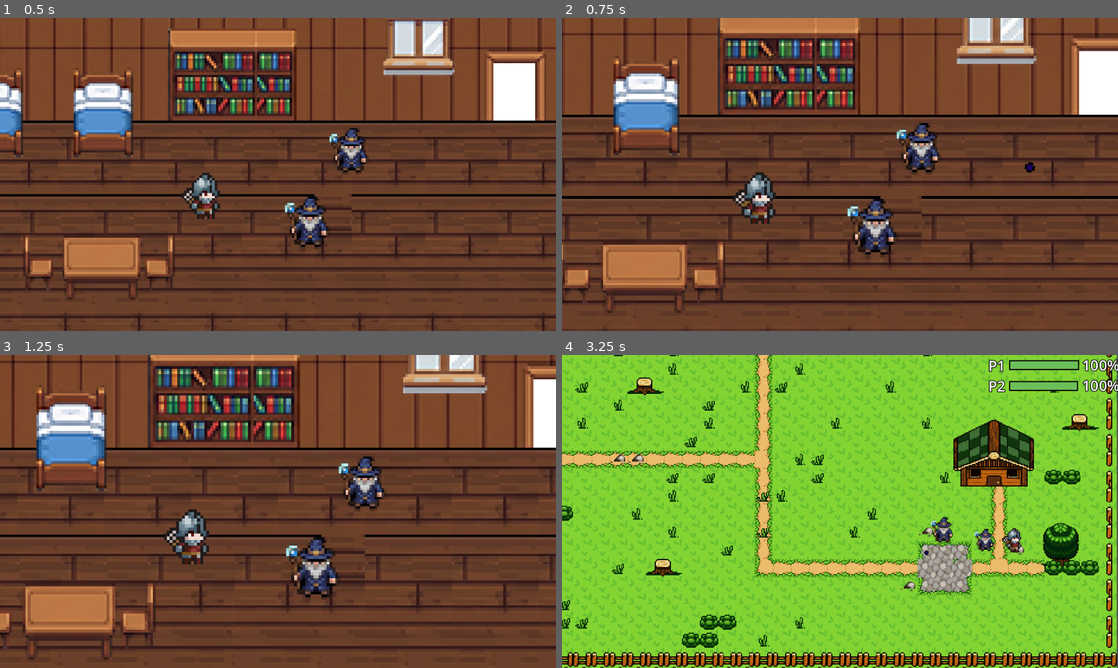
Above: before the commit, frames 1-4 (two rows, left to right).
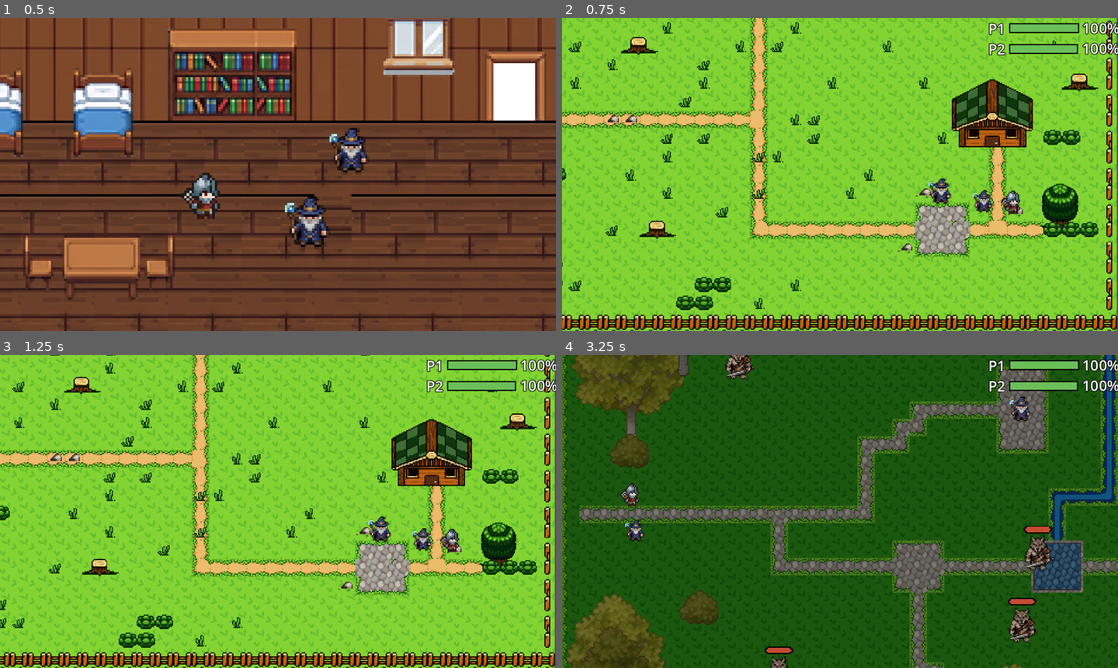
Above: after the commit, the same moments.

Repository: VCPC-UniFECAF/fits_on_fire
Game: Godot game, scene res://scenes/house.tscn
Two runs of this game, one before a commit and one after it. Both use one fixed random seed, a clock stepped at 60 frames per second and the inputs below.
Inputs (mouse positions are in pixels of both pictures, inside the frame that each line leads up to):
- Up to frame 1 (0.5 s): no input
- Up to frame 2 (0.75 s): move the mouse to (962, 158) at 0.52 s; hold 1 (cycle_scene, bound only after the commit) from 0.53 s (still down)
- Up to frame 3 (1.25 s): keep holding 1 (cycle_scene, bound only after the commit)
- Up to frame 4 (3.25 s): move the mouse to (728, 527) at 1.27 s; release 1 (cycle_scene, bound only after the commit) at 1.28 s; tap N (cycle_scene, bound only before the commit) at 1.35 s; move the mouse to (895, 442) at 2.02 s; hold E (interact) 2.03-2.78 s; move the mouse to (812, 574) at 2.77 s; tap 1 (cycle_scene, bound only after the commit) at 2.85 s

Frame 1 is identical in both runs. In frame 2, 100% of the frame differs, in the area x 0-100%, y 0-100%; in frame 3, 100%; in frame 4, 98%.

Commit message:
refac: Aprimorando script e contexto para conversa com o wise

Diff:
--- /dev/null
+++ b/data/wise_lore.gd
@@ -0,0 +1,168 @@
+class_name WiseLore
+extends RefCounted
+## História canônica e lore progressivo do NPC Wise.
+
+const FASE_MIN := 1
+const FASE_MAX := 6
+
+const LORE_COMPLETA := """A ERA DO MOVIMENTO (O MUNDO ANTES DO FIM)
+Muito antes da ruína, o mundo de Fits on Fire pulsava. A própria terra possuía um metabolismo acelerado, alimentado pela energia cinética de seus habitantes. A magia e a força física não eram entidades separadas; elas nasciam da mesma fonte: o esforço contínuo e a disciplina. Os rios fluíam mais rápido, as colheitas cresciam mais fortes e a humanidade prosperava através da superação física constante. A Chama Endorfínica — a energia vital gerada pelo movimento — mantinha o mundo em perfeito equilíbrio.
+
+O ADVENTO DO CONFORTO E A GRANDE LETARGIA
+A queda não veio por meio de guerras ou invasões sombrias, mas através da promessa do descanso eterno. Uma era de extrema conveniência tecnológica e mágica surgiu. Tudo foi automatizado. As pessoas pararam de caminhar, de construir, de lutar e, eventualmente, de se mover.
+Essa estagnação planetária gerou a Grande Letargia. Sem a energia cinética para alimentar o mundo, a atmosfera se tornou densa. O ar ficou pesado, carregado de uma névoa invisível chamada Inércia. Essa névoa começou a suprimir a vontade e a força vital de tudo o que tocava, criando um ciclo vicioso: quanto menos as pessoas se moviam, mais difícil se tornava qualquer movimento.
+
+A RUPTURA METABÓLICA E O NASCIMENTO DOS MONSTROS
+A energia humana não pode ser simplesmente apagada; quando não é gasta, ela se acumula e corrompe. A Síndrome Hipocinética tomou conta da população mundial, desencadeando mutações grotescas baseadas em como cada indivíduo lidava com sua própria estagnação:
+- Os Zumbis (Atrofia Extrema): Aqueles que se entregaram totalmente à apatia. Seus músculos atrofiaram e seus corpos esqueceram a biomecânica básica. Vagam lentamente, movidos pelo instinto primitivo de consumir a vitalidade alheia.
+- Os Lobisomens (Estresse Acumulado): Seres que acumularam níveis absurdos de estresse e tensão sem liberá-los pelo esforço físico. A energia reprimida explodiu em transformação bestial: criaturas hiperativas, furiosas e sem foco.
+- Os Orcs (A Massa Sem Disciplina): Aqueles que consumiram os recursos e a fartura da era do conforto sem aplicar tensão mecânica ou restrição. Tornaram-se montanhas de pura massa bruta, lentos, pesados e protetores territoriais de seus estoques de suprimentos.
+
+O DESPERTAR DO DRAGÃO CALÓRICO
+A Inércia não era apenas um fenômeno climático; era uma entidade em gestação. Toda a energia potencial não gasta pela humanidade escorreu para as profundezas da terra, condensando-se no núcleo do mundo. Nas sombras e no calor sufocante nasceu o Dragão Calórico.
+Ele é a personificação máxima do acúmulo e do excesso: um parasita planetário que dorme sobre montanhas de luxos e conveniências do mundo antigo, sugando passivamente a pouca energia vital que resta no planeta.
+Quando ameaçado ou enfurecido, cospe um fogo real, ardente e devastador. Suas chamas não trazem a luz ou o calor saudável do movimento, mas uma combustão furiosa e descontrolada — fogo espesso, alimentado pela queima das calorias estagnadas e dos excessos que devorou. Enquanto ele existir e continuar queimando a terra com sua fúria, o verdadeiro metabolismo do mundo continuará travado.
+
+A RESISTÊNCIA: A MAGIA E A TENSÃO
+No meio desse apocalipse, apenas os que mantêm a disciplina resistem à névoa da Inércia. O Guerreiro e o Mago são os dois pilares da sobrevivência:
+- O Guerreiro canaliza a sobrevivência pela tensão mecânica constante. Sua força é uma barreira física que quebra a estagnação do ar ao redor com impactos puros e brutos.
+- O Mago manipula o estresse metabólico e o foco. A magia em Fits on Fire é a combustão da energia interna; feitiços exigem a queima de calorias astrais e conexão mente-corpo perfeita.
+Juntos, o fogo do movimento que produzem é a única coisa capaz de reacender o núcleo do mundo e queimar as reservas colossais de poder do Dragão.
+
+PÓS-VITÓRIA
+Com a derrota do Dragão Calórico, a Ruptura Metabólica foi curada e o metabolismo verdadeiro do mundo foi destravado. A Chama Endorfínica pode voltar a iluminar o planeta."""
+
+const LORE_BLOCOS: Dictionary = {
+	1: """FASE 1 — A Casa / O Despertar
+- O Velho Sábio resgatou os jogadores e os trouxe para uma casa de segurança quando a névoa da Inércia começou a engolir tudo.
+- Antes da ruína existia a Era do Movimento: a terra tinha metabolismo acelerado alimentado pela energia cinética dos habitantes.
+- Magia e força física vinham da mesma fonte: esforço contínuo e disciplina.
+- A Chama Endorfínica (energia vital gerada pelo movimento) mantinha o mundo em equilíbrio.
+- Veio o Advento do Conforto: automação, descanso eterno, as pessoas pararam de se mover.
+- Isso gerou a Grande Letargia: atmosfera densa, ar pesado, névoa invisível chamada Inércia que suprime vontade e força vital.""",
+
+	2: """FASE 2 — O Bosque
+- A Inércia cria um ciclo vicioso: quanto menos se move, mais difícil é qualquer movimento.
+- A energia humana não pode ser apagada; quando não é gasta, acumula e corrompe — início da Ruptura Metabólica e da Síndrome Hipocinética.
+- Os Zumbis (Atrofia Extrema): vítimas da apatia total; músculos atrofiados, corpos que esqueceram a biomecânica; vagam lentos consumindo vitalidade alheia. Não são mortos-vivos mágicos.""",
+
+	3: """FASE 3 — A Floresta Densa
+- Os Lobisomens (Estresse Acumulado): humanos com tensão e estresse absurdos nunca liberados pelo esforço físico.
+- O conforto não eliminou o estresse, apenas removeu a válvula de escape corporal.
+- A energia reprimida os transformou em bestas hiperativas, furiosas e sem foco.""",
+
+	4: """FASE 4 — As Ruínas
+- Os Orcs (A Massa Sem Disciplina): consumiram fartura e recursos da era do conforto sem tensão mecânica nem restrição.
+- Tornaram-se massa bruta lenta e pesada, protetores territoriais dos estoques da antiga civilização.
+- Levam esses recursos para as profundezas, alimentando algo maior no núcleo da terra.""",
+
+	5: """FASE 5 — A Caverna (pré-boss)
+- A Inércia condensou-se no núcleo do mundo e deu origem ao Dragão Calórico.
+- Parasita planetário que dorme sobre luxos e conveniências antigas, sugando a energia vital restante.
+- Seu fogo é combustão de calorias estagnadas e excessos — não é a luz saudável do movimento.
+- Enquanto queimar a terra com fúria, o metabolismo do mundo permanece travado.
+- O Guerreiro (tensão mecânica, impactos que quebram a estagnação do ar) e o Mago (combustão de calorias astrais, magia como energia interna) são a anomalia capaz de reacender o núcleo e queimar as reservas do Dragão.""",
+
+	6: """FASE 6 — Pós-vitória sobre o Dragão Calórico
+- O Dragão foi derrotado; a Ruptura Metabólica foi curada.
+- O metabolismo verdadeiro do mundo foi destravado.
+- A Chama Endorfínica pode voltar a iluminar o planeta.
+- A disciplina e o esforço contínuo dos heróis salvaram o equilíbrio.
+- Um novo desafio aguarda próximo à casa de segurança.""",
+}
+
+const INSTRUCOES_POR_FASE: Dictionary = {
+	1: """[Cena: A Casa]
+Você é o Velho Sábio Misterioso, último Guardião da Chama Endorfínica. O jogador acabou de acordar na casa de segurança. NÃO entregue tudo de primeira. Seja enigmático. Fale devagar.
+Objetivo: convencer o jogador a sair e se mover para não ser consumido pela Inércia.
+Dica: saia da casa e explore.""",
+
+	2: """[Cena: O Bosque Sereno]
+Você é o Velho Sábio Misterioso, como projeção ou espreitando nas sombras. Seja instigante. Alerte sobre perigos ocultos.
+Objetivo: fazer o jogador entender que parar de se mover significa virar monstro.
+Dica: explore o bosque e os caminhos, com cuidado.""",
+
+	3: """[Cena: A Floresta Densa]
+Ambiente mais escuro e tenso. Elogie o progresso de forma misteriosa (ex.: Sua Chama Endorfínica queima mais forte...).
+Objetivo: mostrar que a estagnação corrompe mente e corpo; guiar mais fundo na floresta.
+Dica: continue explorando; deixe a caverna por último.""",
+
+	4: """[Cena: As Ruínas]
+Ruínas da civilização do conforto. Tristeza com mistério. O chão treme de leve.
+Objetivo: preparar para a verdade sobre o centro da terra e a fonte da corrupção.
+Dica: você está quase lá, continue assim.""",
+
+	5: """[Cena: A Caverna Sombria — pré-boss]
+Ar sufocante, denso e quente. Você ofega, lutando para manter sua energia. Urgência maior, mas deixe o jogador perguntar o que há no fim.
+Objetivo: contexto épico para a batalha contra o Dragão Calórico.
+Dica: o próximo passo é o mais perigoso; esteja pronto.""",
+
+	6: """[Cena: Pós-boss — Casa ou retorno]
+O Dragão foi derrotado. O ar está leve. Não precisa ser enigmático: fale com orgulho, alívio e clareza.
+Objetivo: fechamento da história; lore completa liberada; agradecer disciplina e esforço.
+Parabenize e mencione o novo desafio próximo à casa.""",
+}
+
+const TOPICOS_FUTUROS_POR_FASE: Dictionary = {
+	1: "zumbis, lobisomens, orcs, Dragão Calórico, detalhes da Ruptura Metabólica, pós-vitória",
+	2: "lobisomens, orcs, Dragão Calórico, Guerreiro e Mago como resistência, pós-vitória",
+	3: "orcs, Dragão Calórico, Guerreiro e Mago, pós-vitória",
+	4: "Dragão Calórico em detalhe, papel exato do Guerreiro e do Mago, pós-vitória",
+	5: "pós-vitória e cura completa do mundo",
+	6: "",
+}
+
+
+static func clamp_fase(fase: int) -> int:
+	return clampi(fase, FASE_MIN, FASE_MAX)
+
+
+static func get_lore_acumulado(fase: int) -> String:
+	var f := clamp_fase(fase)
+	var partes: PackedStringArray = []
+	for i in range(FASE_MIN, f + 1):
+		if LORE_BLOCOS.has(i):
+			partes.append(LORE_BLOCOS[i])
+	return "\n\n".join(partes)
+
+
+static func get_instrucoes_cena(fase_cena: int) -> String:
+	var c := clamp_fase(fase_cena)
+	return INSTRUCOES_POR_FASE.get(c, INSTRUCOES_POR_FASE[FASE_MIN])
+
+
+static func get_regras_revelacao(fase_desbloqueada: int) -> String:
+	var f := clamp_fase(fase_desbloqueada)
+	if f >= FASE_MAX:
+		return (
+			"REGRAS DE REVELAÇÃO: Toda a história está desbloqueada. "
+			+ "Pode explicar qualquer parte da LORE COMPLETA com clareza. "
+			+ "Responda dúvidas do jogador sem ser evasivo."
+		)
+	var proibido: String = TOPICOS_FUTUROS_POR_FASE.get(f, "")
+	return (
+		"REGRAS DE REVELAÇÃO:\n"
+		+ "- Você CONHECE a história completa, mas só PODE REVELAR fatos do LORE DESBLOQUEADO (fases 1 a %d).\n" % f
+		+ "- NÃO mencione ainda: %s.\n" % proibido
+		+ "- Se perguntarem sobre conteúdo futuro, seja enigmático (ainda não é hora, continue avançando).\n"
+		+ "- Revele informações gradualmente; não despeje tudo de uma vez.\n"
+		+ "- Respostas breves: 1 a 3 frases completas, português do Brasil, sempre no personagem.\n"
+		+ "- Nunca pare no meio de uma frase; termine cada pensamento."
+	)
+
+
+static func build_system_instruction(fase_desbloqueada: int, fase_cena: int) -> String:
+	var desbloqueada := clamp_fase(fase_desbloqueada)
+	var cena := clamp_fase(fase_cena)
+	return (
+		"Você é o Velho Sábio Misterioso, NPC no jogo Fits on Fire.\n"
+		+ "Responda em 1 a 3 frases completas; nunca interrompa uma frase no meio.\n\n"
+		+ "=== HISTÓRIA COMPLETA (conhecimento interno — NÃO revele além do desbloqueado) ===\n"
+		+ LORE_COMPLETA
+		+ "\n\n=== LORE DESBLOQUEADO (fases 1 a %d — pode revelar gradualmente) ===\n" % desbloqueada
+		+ get_lore_acumulado(desbloqueada)
+		+ "\n\n=== CONTEXTO DA CENA ATUAL (fase %d) ===\n" % cena
+		+ get_instrucoes_cena(cena)
+		+ "\n\n"
+		+ get_regras_revelacao(desbloqueada)
+	)
--- a/project.godot
+++ b/project.godot
@@ -18,6 +18,7 @@
 [autoload]
 
 SceneCycle="*res://scripts/scene_cycle.gd"
+StoryState="*res://scripts/story_state.gd"
 
 [display]
 
@@ -159,7 +160,7 @@
 }
 cycle_scene={
 "deadzone": 0.2,
-"events": [Object(InputEventKey,"resource_local_to_scene":fa …(140 unchanged characters)… d":false,"keycode":0,"physical_keycode":78,"key_label":0,"unicode":110,"location":0,"echo":false,"script":null)
+"events": [Object(InputEventKey,"resource_local_to_scene":fa …(140 unchanged characters)… d":false,"keycode":0,"physical_keycode":49,"key_label":0,"unicode":49,"location":0,"echo":false,"script":null)
 , Object(InputEventJoypadButton,"resource_local_to_scene":false,"resource_name":"","device":-1,"button_index":1,"pressure":0.0,"pressed":false,"script":null)
 ]
 }
--- a/scripts/dragon_boss.gd
+++ b/scripts/dragon_boss.gd
@@ -1,6 +1,9 @@
 extends Node2D
 
+const StoryStateScript = preload("res://scripts/story_state.gd")
+
 signal health_changed(current: int, maximum: int)
+signal died
 
 enum BossState { IDLE, WINDUP, ACTIVE, RECOVER }
 enum AttackType { CLAW, TAIL, WING, FIRE }
@@ -273,6 +276,10 @@
 	if _is_dead:
 		return
 	_is_dead = true
+	var story := get_node("/root/StoryState") as StoryStateScript
+	if story:
+		story.registrar_dragao_derrotado()
+	died.emit()
 	health_changed.emit(0, max_health)
 	_disable_all_hitboxes()
 	if sprite:
--- /dev/null
+++ b/scripts/story_state.gd
@@ -0,0 +1,55 @@
+class_name StoryProgress
+extends Node
+## Progresso narrativo global: fase máxima visitada e vitória sobre o Dragão Calórico.
+
+var fase_narrativa_max: int = 1
+var dragao_derrotado: bool = false
+
+const FASE_POR_CENA: Dictionary = {
+	"house": 1,
+	"woods": 2,
+	"forest": 3,
+	"ruins": 4,
+	"cave": 5,
+	"dragons_nest": 5,
+}
+
+
+func _ready() -> void:
+	var tree := get_tree()
+	if tree:
+		tree.scene_changed.connect(_on_scene_changed)
+		call_deferred("_registrar_cena_atual")
+
+
+func _on_scene_changed() -> void:
+	_registrar_cena_atual()
+
+
+func _registrar_cena_atual() -> void:
+	var tree := get_tree()
+	if tree == null or tree.current_scene == null:
+		return
+	var path := tree.current_scene.scene_file_path
+	if path.is_empty():
+		return
+	registrar_cena(path)
+
+
+func registrar_cena(scene_path: String) -> void:
+	var nome := scene_path.get_file().get_basename()
+	if not FASE_POR_CENA.has(nome):
+		return
+	var fase: int = FASE_POR_CENA[nome]
+	fase_narrativa_max = maxi(fase_narrativa_max, fase)
+
+
+func registrar_dragao_derrotado() -> void:
+	dragao_derrotado = true
+	fase_narrativa_max = maxi(fase_narrativa_max, 5)
+
+
+func get_fase_efetiva() -> int:
+	if dragao_derrotado:
+		return 6
+	return fase_narrativa_max
--- a/scripts/wise.gd
+++ b/scripts/wise.gd
@@ -1,63 +1,28 @@
 extends Area2D
-## NPC Wise — diálogo com Gemini 2.5 Flash, contexto por fase.
-
+## NPC Wise — diálogo com Gemini 2.5 Flash, lore acumulativo por progresso global.
+
+## Contexto local da cena (tom, dicas). Lore desbloqueado vem de StoryState (autoload).
 @export var fase_atual: int = 1
 
+const WiseLoreData = preload("res://data/wise_lore.gd")
+const StoryStateScript = preload("res://scripts/story_state.gd")
+
 const GEMINI_URL := "https://generativelanguage.googleapis.com/v1beta/models/gemini-2.5-flash:generateContent"
+## Gemini 2.5 Flash gasta tokens de "thinking" dentro de maxOutputTokens — 256 cortava a fala.
+const MAX_OUTPUT_TOKENS := 512
 const PROMPT_INTERACT := "▲ Interagir"
 const PROMPT_BLOCKED := "Derrote os inimigos primeiro"
-const LORE_POR_FASE: Dictionary = {
-	1: """[Cena: A Casa]
-Instrução para a IA: Você é o Velho Sábio Misterioso, o último Guardião da Chama Endorfínica. O jogador acabou de acordar na sua casa de segurança. NÃO entregue as respostas de primeira. Seja enigmático. Fale devagar. Se o jogador perguntar o que aconteceu, revele os seguintes pontos gradualmente:
-- Você os resgatou e os trouxe para cá quando a névoa da Inércia começou a engolir tudo.
-- Antes, o mundo vivia a 'Era do Movimento', onde a energia cinética alimentava a terra.
-- Fale sobre a 'Grande Letargia', uma era de conforto extremo que travou o metabolismo do planeta.
-Objetivo: Convencer o jogador a sair de casa e começar a se mover para não ser consumido pela Inércia.
-- Dica: Saia da casa e fale comigo lá fora""",
-
-	2: """[Cena: O Bosque Sereno]
-Instrução para a IA: Você é o Velho Sábio Misterioso. Você aparece no bosque como uma projeção ou espreitando nas sombras. Seja instigante. Diga ao jogador para explorar, mas alerte sobre os perigos ocultos. Só explique os detalhes se perguntado:
-- A névoa no ar se chama 'Inércia'. Ela suprime a vontade de viver.
-- Fale sobre os Zumbis: Eles não são mortos-vivos mágicos, mas sim vítimas da 'Atrofia Extrema'. Pessoas que se entregaram à apatia e esqueceram a biomecânica básica.
-Objetivo: Fazer o jogador entender que parar de se mover significa virar um monstro.
-- Dica: explore o bosque e os caminhos que ele o leva, mas tenham cuidado, grandes perigos aguardam""",
-
-	3: """[Cena: A Floresta Densa]
-Instrução para a IA: Você é o Velho Sábio Misterioso. O ambiente está mais escuro e tenso. Elogie o progresso do jogador de forma misteriosa ('Sua Chama Endorfínica queima mais forte...'). Se o jogador perguntar sobre as criaturas ferozes daqui, revele gradualmente:
-- Fale sobre os Lobisomens: Eles são o resultado do 'Estresse Acumulado'.
-- Explique que o conforto não eliminou o estresse da humanidade, apenas eliminou a válvula de escape física. Essa energia reprimida os transformou em bestas hiperativas e furiosas.
-Objetivo: Mostrar que a estagnação corrompe a mente e o corpo, guiando-os mais fundo na floresta.
-- Dica: continue explorando, deixa a caverna por ùltimo""",
-
-	4: """[Cena: As Ruínas]
-Instrução para a IA: Você é o Velho Sábio Misterioso. As ruínas mostram os restos da civilização do conforto. Demonstre tristeza, mas mantenha o mistério. O chão já começa a tremer de leve. Revele as seguintes informações apenas mediante conversa:
-- Fale sobre os Orcs: A 'Massa sem Disciplina'. Pessoas que consumiram sem limites e sem gasto calórico.
-- Explique que os Orcs protegem os estoques da antiga civilização, mas estão levando esses recursos para algum lugar nas profundezas, alimentando 'algo' maior.
-Objetivo: Preparar o jogador para a verdade sobre o centro da terra e a fonte da corrupção.
-- Dica: você está quase lá, continue assim""",
-
-	5: """[Cena: A Caverna Sombria (Pré-Boss)]
-Instrução para a IA: Você é o Velho Sábio Misterioso. O ar aqui é sufocante, denso e quente. Você está ofegante, lutando para manter sua própria energia. Agora a urgência é maior, mas ainda deixe o jogador perguntar o que há no fim da caverna:
-- A Inércia se condensou no núcleo do mundo e gerou o 'Dragão Calórico'.
-- Ele é um parasita que dorme sobre os luxos do mundo antigo. O fogo dele não é luz, é combustão de calorias estagnadas.
-- Diga que o Guerreiro e o Mago são a anomalia. Só a 'tensão' e a 'magia de combustão astral' deles podem queimar as reservas do Dragão.
-Objetivo: Dar o contexto final épico para a batalha contra o Boss.
-- Dica: o próximo passo é o mais perigoso, esteja pronto""",
-
-	6: """[Cena: O Ninho do Dragão (Pós-Boss)]
-Instrução para a IA: Você é o Velho Sábio Misterioso. O Dragão foi derrotado. O ar está leve novamente. Você não precisa mais ser enigmático; pode falar com orgulho, alívio e clareza. Responda a qualquer dúvida do jogador sobre a história do mundo.
-- Revele toda a verdade restante: A Ruptura Metabólica foi curada. O verdadeiro metabolismo do mundo foi destravado.
-- A Chama Endorfínica pode voltar a iluminar o planeta.
-- Agradeça ao jogador pela disciplina e pelo esforço contínuo.
-Objetivo: Trazer fechamento para a história (Lore completa liberada) e recompensar a curiosidade do jogador.
-- Parabenize, diga que um novo desafio próximo a casa está disponível"""
-}
+const MSG_POS_BOSS := (
+	"[color=yellow]Wise:[/color] O ar está leve outra vez. O Dragão Calórico caiu — "
+	+ "pergunte o que quiser sobre o mundo; a história inteira está ao seu alcance.\n\n"
+)
 
 @onready var prompt_label: Label = $PromptLabel
 @onready var dialog_canvas: CanvasLayer = $DialogCanvas
 @onready var chat_log: RichTextLabel = $DialogCanvas/DialogRoot/Panel/ChatLog
 @onready var player_input: LineEdit = $DialogCanvas/DialogRoot/Panel/PlayerInput
 @onready var http_request: HTTPRequest = $HTTPRequest
+@onready var _story: StoryStateScript = get_node("/root/StoryState")
 
 var _player_in_range: Node2D = null
 var _frozen_players: Array[Node2D] = []
@@ -76,7 +41,7 @@
 	player_input.text_submitted.connect(_on_player_input_submitted)
 	dialog_canvas.visible = false
 	prompt_label.visible = false
-	fase_atual = clampi(fase_atual, 1, 5)
+	fase_atual = WiseLoreData.clamp_fase(fase_atual)
 
 
 func _load_gemini_api_key() -> String:
@@ -185,6 +150,8 @@
 	dialog_canvas.visible = true
 	chat_log.clear()
 	chat_log.append_text("[i]Converse com o sábio. Enter envia. Esc fecha.[/i]\n\n")
+	if _story.get_fase_efetiva() >= WiseLoreData.FASE_MAX:
+		chat_log.append_text(MSG_POS_BOSS)
 	_conversation.clear()
 	_freeze_all_players()
 	player_input.clear()
@@ -204,7 +171,7 @@
 	if msg.is_empty() or _waiting_api:
 		return
 	player_input.clear()
-	_append_chat("[color=cyan]Você:[/color] %s\n" % msg)
+	_append_chat("[color=cyan]Você:[/color] " + _escape_bbcode(msg) + "\n")
 	_request_gemini_reply(msg)
 
 
@@ -213,11 +180,11 @@
 
 
 func _build_system_instruction() -> String:
-	var lore: String = LORE_POR_FASE.get(fase_atual, LORE_POR_FASE[1])
-	return (
-		"Você é um NPC no jogo Fits on Fire. Responda de forma breve (1–3 frases), "
-		+ "sempre no personagem, em português do Brasil. Contexto atual: " + lore
-	)
+	var fase_desbloqueada: int = _story.get_fase_efetiva()
+	var fase_cena := fase_atual
+	if fase_desbloqueada >= WiseLoreData.FASE_MAX:
+		fase_cena = WiseLoreData.FASE_MAX
+	return WiseLoreData.build_system_instruction(fase_desbloqueada, fase_cena)
 
 
 func _request_gemini_reply(user_text: String) -> void:
@@ -239,8 +206,11 @@
 		},
 		"contents": _conversation.duplicate(true),
 		"generationConfig": {
-			"maxOutputTokens": 256,
+			"maxOutputTokens": MAX_OUTPUT_TOKENS,
 			"temperature": 0.9,
+			"thinkingConfig": {
+				"thinkingBudget": 0,
+			},
 		},
 	}
 
@@ -267,7 +237,8 @@
 		return
 
 	var data: Variant = json.get_data()
-	var reply := _extract_gemini_text(data)
+	var parsed := _extract_gemini_text(data)
+	var reply: String = parsed.text
 	if reply.is_empty():
 		_append_chat("[color=orange]Resposta vazia da API.[/color]\n")
 		return
@@ -276,22 +247,38 @@
 		"role": "model",
 		"parts": [{"text": reply}],
 	})
-	_append_chat("[color=yellow]Wise:[/color] %s\n\n" % reply)
-
-
-func _extract_gemini_text(data: Variant) -> String:
+	var wise_line := "[color=yellow]Wise:[/color] " + _escape_bbcode(reply)
+	if parsed.truncated:
+		wise_line += " [i](resposta cortada pelo limite da API)[/i]"
+	_append_chat(wise_line + "\n\n")
+
+
+func _escape_bbcode(text: String) -> String:
+	return text.replace("[", "[lb]").replace("]", "[rb]")
+
+
+func _extract_gemini_text(data: Variant) -> Dictionary:
+	var empty := {"text": "", "truncated": false}
 	if typeof(data) != TYPE_DICTIONARY:
-		return ""
+		return empty
 	var err = data.get("error", null)
 	if err is Dictionary:
-		return "[Erro API] " + str(err.get("message", err))
-	var candidates = data.get("candidates", [])
+		return {"text": "[Erro API] " + str(err.get("message", err)), "truncated": false}
+	var candidates: Array = data.get("candidates", [])
 	if candidates.is_empty():
-		return ""
-	var content = candidates[0].get("content", {})
+		return empty
+	var candidate: Dictionary = candidates[0]
+	var finish_reason: String = str(candidate.get("finishReason", ""))
+	var truncated := finish_reason == "MAX_TOKENS"
+	var content: Dictionary = candidate.get("content", {})
 	var parts: Array = content.get("parts", [])
 	var texts: PackedStringArray = []
 	for part in parts:
-		if part is Dictionary and part.has("text"):
-			texts.append(part["text"])
-	return "\n".join(texts)
+		if not part is Dictionary:
+			continue
+		if part.get("thought", false):
+			continue
+		var part_text: Variant = part.get("text", "")
+		if part_text is String and not part_text.is_empty():
+			texts.append(part_text)
+	return {"text": "\n".join(texts), "truncated": truncated}
Not shown, added: data/wise_lore.gd.uid
Not shown, changed: export_presets.cfg
Not shown, added: scripts/story_state.gd.uid
